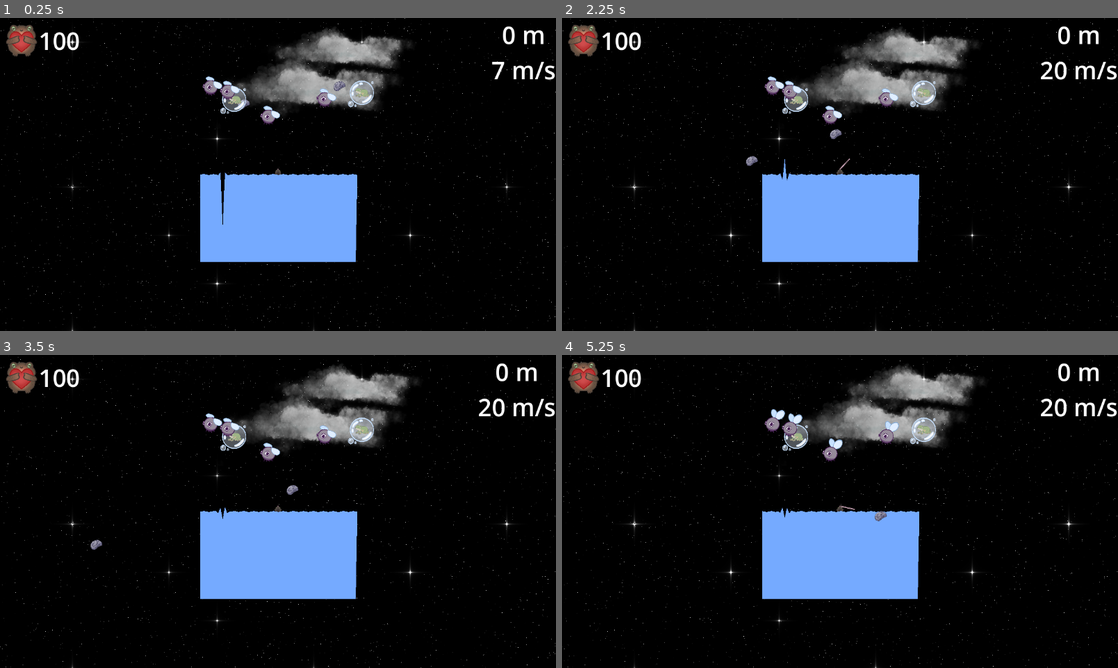
Above: before the commit, frames 1-4 (two rows, left to right).
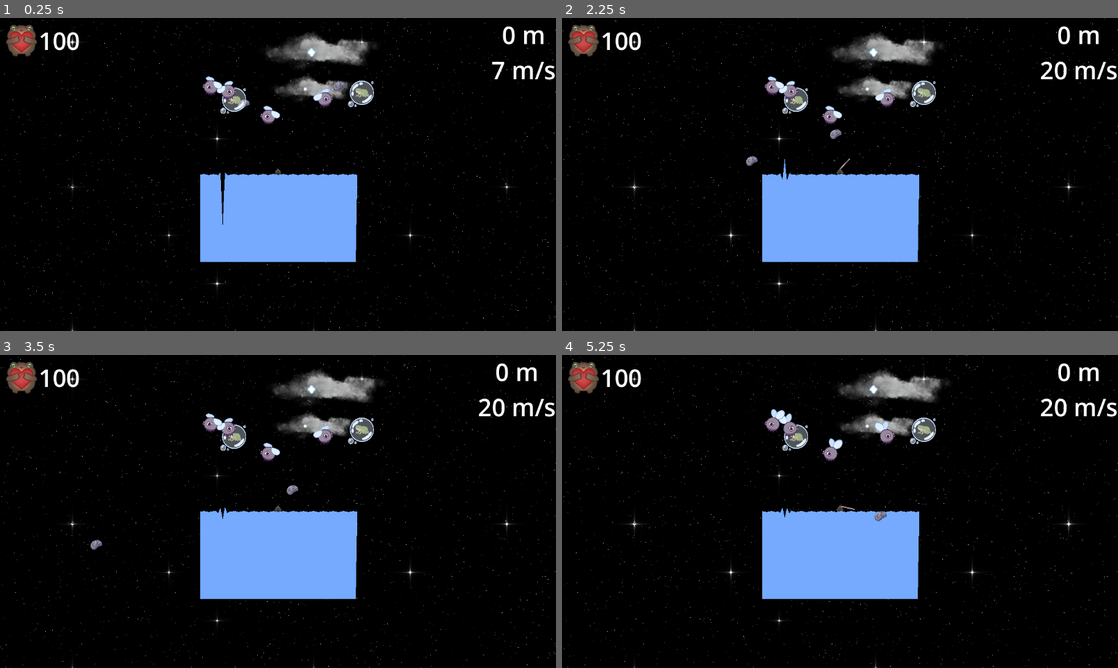
Above: after the commit, the same moments.

Repository: ygda-org/frog-jam
Game: Godot game, scene res://scenes/main.tscn
Two runs of this game, one before a commit and one after it. Both use one fixed random seed, a clock stepped at 60 frames per second and the inputs below.
Inputs (mouse positions are in pixels of both pictures, inside the frame that each line leads up to):
- Up to frame 1 (0.25 s): no input
- Up to frame 2 (2.25 s): move the mouse to (962, 158) at 0.52 s; click (962, 158) at 0.67 s; move the mouse to (728, 190) at 1.27 s; click (728, 190) at 1.42 s; move the mouse to (895, 105) at 2.02 s; click (895, 105) at 2.17 s
- Up to frame 3 (3.5 s): move the mouse to (250, 574) at 2.77 s; click (250, 574) at 2.92 s
- Up to frame 4 (5.25 s): move the mouse to (1006, 558) at 3.52 s; click (1006, 558) at 3.67 s; move the mouse to (673, 464) at 4.27 s; click (673, 464) at 4.42 s; move the mouse to (867, 511) at 5.02 s; click (867, 511) at 5.17 s

The runs differ from the first frame. In frame 1, 4.3% of the frame differs, in the area x 39-74%, y 3-31%; in frame 2, 4.3%; in frame 3, 4.4%; in frame 4, 4.5%, in the area x 38-76%, y 3-31%.

Commit message:
Stars & random fly flip

Diff:
--- a/scenes/bird.tscn
+++ b/scenes/bird.tscn
@@ -1,6 +1,6 @@
 [gd_scene load_steps=10 format=3 uid="uid://cy8twfjat8r5d"]
 
-[ext_resource type="Script" uid="uid://c0pchppt5if0d" path="res://scenes/bird.gd" id="1_3po83"]
+[ext_resource type="Script" uid="uid://c0pchppt5if0d" path="res://scripts/bird.gd" id="1_3po83"]
 [ext_resource type="Texture2D" uid="uid://pk2bg2yo63fj" path="res://assets/images/bird_spreadsheet.png" id="2_hq4t0"]
 
 [sub_resource type="AtlasTexture" id="AtlasTexture_twsrt"]
--- a/scenes/enemies/spacecraft.tscn
+++ b/scenes/enemies/spacecraft.tscn
@@ -1,6 +1,6 @@
 [gd_scene load_steps=4 format=3 uid="uid://dv0t77dnh3xx3"]
 
-[ext_resource type="Script" uid="uid://b5tv847d2lu8f" path="res://scenes/enemies/spacecraft.gd" id="1_n6fqi"]
+[ext_resource type="Script" uid="uid://b5tv847d2lu8f" path="res://scripts/spacecraft.gd" id="1_n6fqi"]
 [ext_resource type="PackedScene" uid="uid://drgak3ksju5sm" path="res://scenes/enemies/base_enemy_component.tscn" id="2_uit5v"]
 [ext_resource type="Texture2D" uid="uid://crfolce8j0it4" path="res://assets/images/Spacecraft 1.PNG" id="3_b4jsq"]
 
--- a/scenes/fly.tscn
+++ b/scenes/fly.tscn
@@ -1,6 +1,7 @@
-[gd_scene load_steps=8 format=3 uid="uid://daayd3mbj55r2"]
+[gd_scene load_steps=9 format=3 uid="uid://daayd3mbj55r2"]
 
 [ext_resource type="Texture2D" uid="uid://dj8rjbpefhblg" path="res://assets/images/fly_spreadsheet.png" id="1_djddo"]
+[ext_resource type="Script" uid="uid://clk6jny16dgp6" path="res://scripts/fly.gd" id="1_xr3pu"]
 
 [sub_resource type="AtlasTexture" id="AtlasTexture_djddo"]
 atlas = ExtResource("1_djddo")
@@ -42,6 +43,7 @@
 radius = 95.3363
 
 [node name="Fly" type="StaticBody2D"]
+script = ExtResource("1_xr3pu")
 
 [node name="Anim" type="AnimatedSprite2D" parent="."]
 sprite_frames = SubResource("SpriteFrames_eyt7k")
--- a/scenes/main.tscn
+++ b/scenes/main.tscn
@@ -62,7 +62,7 @@
 
 [node name="Camera2D" type="Camera2D" parent="subview/Stomach"]
 
-[node name="ClodSpawner" parent="." instance=ExtResource("8_tipki")]
+[node name="BackgroundSpawner" parent="." instance=ExtResource("8_tipki")]
 
 [node name="WaterBody" parent="." instance=ExtResource("9_85g3d")]
 SPRING_GAP_DIST = 30.0
--- /dev/null
+++ b/scenes/star.tscn
@@ -0,0 +1,12 @@
+[gd_scene load_steps=2 format=3 uid="uid://dwujyhoas3qge"]
+
+[ext_resource type="Script" uid="uid://duubd2extjotc" path="res://scripts/star.gd" id="1_mcqwg"]
+
+[node name="Star" type="Node2D"]
+script = ExtResource("1_mcqwg")
+
+[node name="Sprite2D" type="Sprite2D" parent="."]
+
+[node name="VisibleOnScreenNotifier2D" type="VisibleOnScreenNotifier2D" parent="."]
+
+[connection signal="screen_exited" from="VisibleOnScreenNotifier2D" to="." method="_on_visible_on_screen_notifier_2d_screen_exited"]
--- a/scripts/background_spawner.gd
+++ b/scripts/background_spawner.gd
@@ -1,6 +1,7 @@
 extends Node2D
 
 var cloud = preload("res://scenes/clod.tscn")
+var star = preload("res://scenes/star.tscn")
 
 var random = RandomNumberGenerator.new()
 
@@ -12,3 +13,10 @@
 	chosen_cloud.position.y = y_pos - 300
 	chosen_cloud.scale = Vector2(1,1) * randf_range(1,3)
 	get_parent().add_child(chosen_cloud)
+
+func spawn_star(y_pos: int):
+	var chosen_star = star.instantiate()
+	var randx = DisplayServer.screen_get_size().x
+	chosen_star.position.x = randf()*randx#-(randx/2)
+	chosen_star.position.y = y_pos - 300
+	get_parent().add_child(chosen_star)
--- /dev/null
+++ b/scripts/fly.gd
@@ -0,0 +1,8 @@
+extends StaticBody2D
+
+var random = RandomNumberGenerator.new()
+# Called when the node enters the scene tree for the first time.
+func _ready():
+	print(random.randi_range(0, 1))
+	if random.randi_range(0, 1) == 1:
+		$Anim.flip_h = true
--- a/scripts/main.gd
+++ b/scripts/main.gd
@@ -56,7 +56,9 @@
 
 func spawn_layer_at(y_pos: float) -> void:
 	var screen_width: float = get_viewport_rect().size.x
-	$ClodSpawner.spawn_clod(y_pos)
+	$BackgroundSpawner.spawn_clod(y_pos)
+	$BackgroundSpawner.spawn_star(y_pos)
+
 
 	# spawn creatures
 	for i in creatures_per_layer:
--- /dev/null
+++ b/scripts/star.gd
@@ -0,0 +1,16 @@
+extends Node2D
+
+var random = RandomNumberGenerator.new()
+
+var sprites = []
+
+# Called when the node enters the scene tree for the first time.
+func _ready():
+	for i in range(1, 11):
+		sprites.append(load("res://assets/images/star-" + str(i) + ".png"))
+	var chosen = random.randi_range(0, 9)
+	$Sprite2D.texture = sprites[chosen]
+
+
+func _on_visible_on_screen_notifier_2d_screen_exited():
+	position.x = (DisplayServer.screen_get_size().x / -2)-150
Binary file added: assets/images/star-1.png
Not shown, added: assets/images/star-1.png.import
Binary file added: assets/images/star-10.png
Not shown, added: assets/images/star-10.png.import
Binary file added: assets/images/star-2.png
Not shown, added: assets/images/star-2.png.import
Binary file added: assets/images/star-3.png
Not shown, added: assets/images/star-3.png.import
Binary file added: assets/images/star-4.png
Not shown, added: assets/images/star-4.png.import
Binary file added: assets/images/star-5.png
Not shown, added: assets/images/star-5.png.import
(and 14 more such lines)
